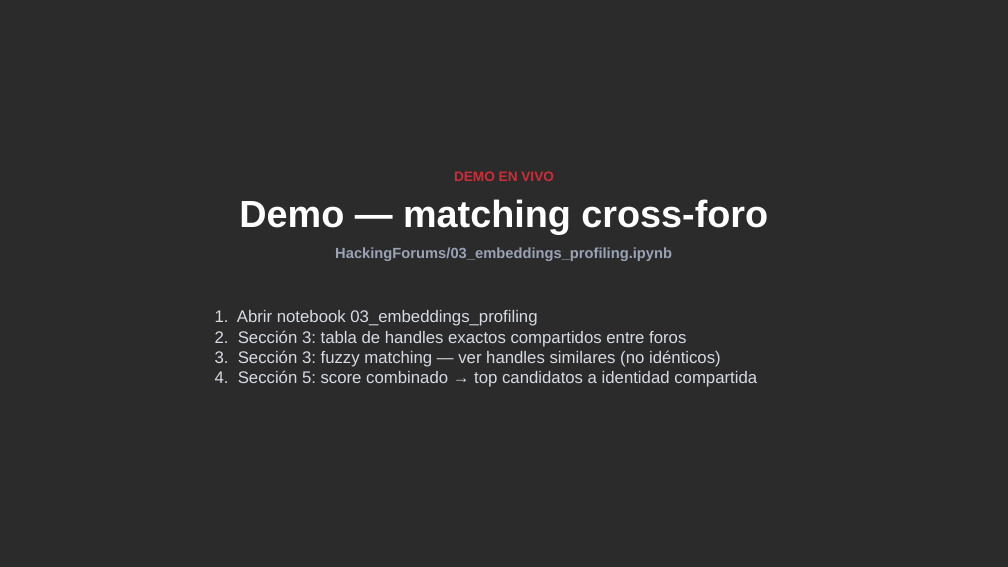
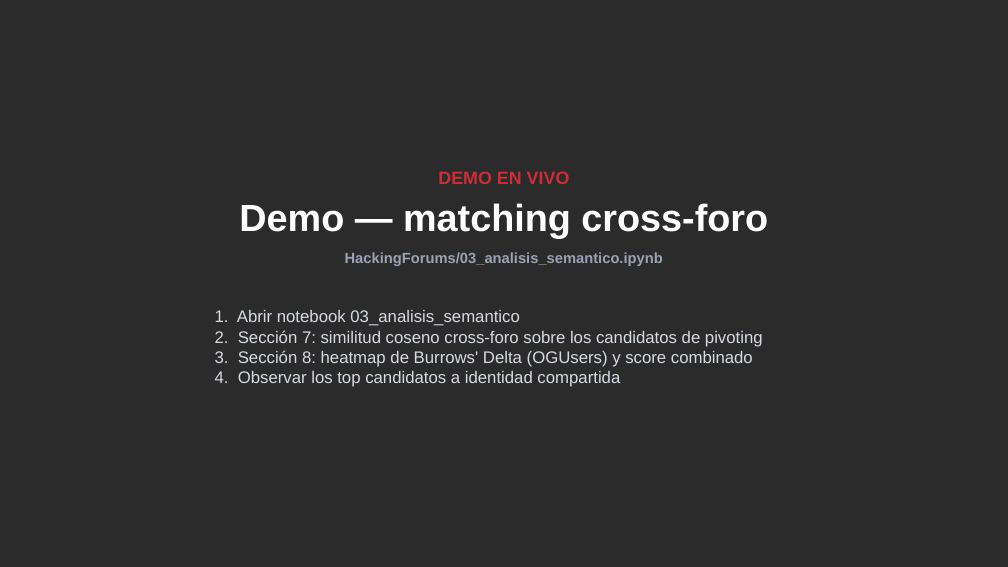
Before and after one commit to drj3ky11/FearOfTheDark, a slide deck: slide 20 of HackingForums/csbc26_caso_hackingforums.pptx (slide 18 before the commit). Drawn at 1008x567 pixels with LibreOffice and Linux fonts; fonts in the diff are those of the drawing; background and template pictures are left out; a plain dark background stands for a picture behind light text. Boxes give left, top, right and bottom in pixels: in the first picture for what was removed or moved away, otherwise in the second. Text is boxed around its words. In the diff, an @@ line names an element or a change of style, - is before the commit and + after.

Commit message:
feat: reenfocar los 3 casos prácticos en una técnica protagonista
Cada caso propio (CardingForums, HackingForums, IronMarch) reduce ahora
lo genérico/redundante con Ransomware o entre sí y profundiza su hilo
conductor: IronMarch en centralidad + ground truth judicial, HackingForums
en atribución cross-foro multi-señal (incluida persistencia real
verificada entre los 4 snapshots de OGUsers), CardingForums en Louvain +
especialización de mercado. Notebooks y .pptx regenerados en los tres.

También: correcciones de bloque0_ecosistema (guion y contenido según
revisión) y ajustes globales en _shared/theme.py (tamaño de etiqueta de
sección, aire título-cuerpo, color de viñeta en two_col_slide).

```diff
--- a/HackingForums/csbc26_caso_hackingforums.pptx
+++ b/HackingForums/csbc26_caso_hackingforums.pptx
@@ text at [438, 171, 570, 184]: size 13 to 17 pt in "DEMO EN VIVO" @@
@@ text at [345, 252, 663, 266]: text changed @@
-HackingForums/03_embeddings_profiling.ipynb
+HackingForums/03_analisis_semantico.ipynb
@@ text at [215, 310, 763, 387]: text changed @@
-1. Abrir notebook 03_embeddings_profiling
-2. Sección 3: tabla de handles exactos compartidos entre foros
-3. Sección 3: fuzzy matching — ver handles similares (no idénticos)
-4. Sección 5: score combinado → top candidatos a identidad compartida
+1. Abrir notebook 03_analisis_semantico
+2. Sección 7: similitud coseno cross-foro sobre los candidatos de pivoting
+3. Sección 8: heatmap de Burrows' Delta (OGUsers) y score combinado
+4. Observar los top candidatos a identidad compartida
```
Also in this commit, not shown: 18 other slides changed, 3 slides added, 1 slide removed, 13 other files.
